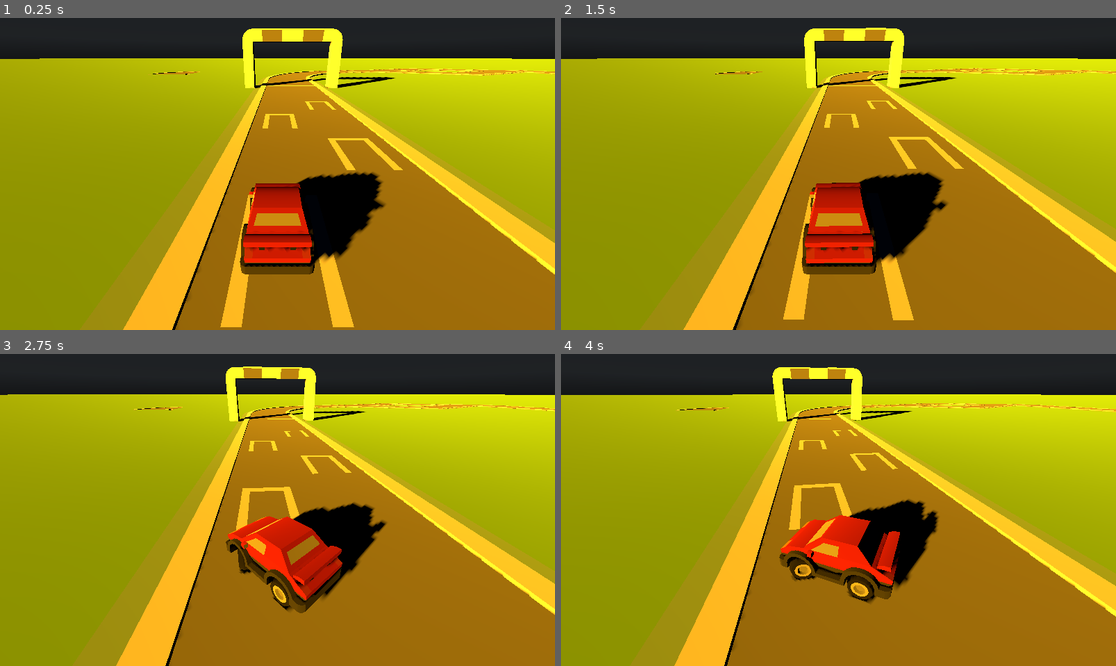
Above: before the commit, frames 1-4 (two rows, left to right).
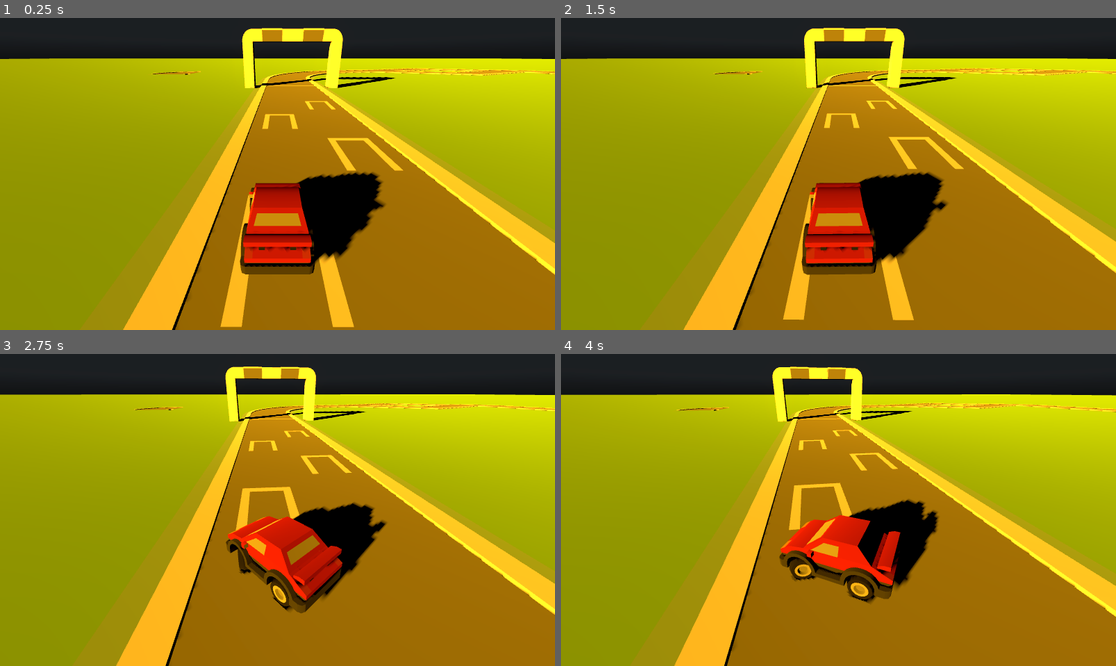
Above: after the commit, the same moments.

Repository: Pandahoro/DrivingProto
Game: Godot game, scene res://DrivingScene.tscn
The game is run twice, just before and just after one commit, with the same random seed, the same clock (stepped at 60 frames per second) and the same inputs. A sky picture missing from this copy of the repository is replaced by a grey-blue gradient.
Inputs:
- Up to frame 1 (0.25 s): no input
- Up to frame 2 (1.5 s): hold D (Right) 0.53-1.28 s; hold S (Back) from 1.28 s (still down)
- Up to frame 3 (2.75 s): release S (Back) at 2.03 s; hold D (Right) from 2.03 s (still down)
- Up to frame 4 (4 s): release D (Right) at 2.78 s; hold W (Forward) 2.78-3.53 s; hold A (Left) from 3.53 s (still down)

The runs differ from the first frame. In frame 1, 1.4% of the frame differs, in the area x 1-100%, y 3-100%; in frame 2, 1.4%; in frame 3, 1.3%; in frame 4, 1.4%.

Commit message:
4.2 godot
changing to 4.2

Diff:
--- a/DrivingScene.tscn
+++ b/DrivingScene.tscn
@@ -24,6 +24,12 @@
 background_mode = 2
 background_energy_multiplier = 0.2
 sky = SubResource("Sky_hpx0q")
+ssao_enabled = true
+sdfgi_use_occlusion = true
+glow_enabled = true
+glow_normalized = true
+glow_intensity = 0.1
+volumetric_fog_enabled = true
 volumetric_fog_length = 10.15
 
 [sub_resource type="BoxMesh" id="BoxMesh_5k5re"]
--- a/project.godot
+++ b/project.godot
@@ -12,7 +12,7 @@
 
 config/name="DrivingProto"
 run/main_scene="res://DrivingScene.tscn"
-config/features=PackedStringArray("4.1", "Forward Plus")
+config/features=PackedStringArray("4.2", "Forward Plus")
 config/icon="res://icon.svg"
 
 [dotnet]
@@ -49,3 +49,7 @@
 [physics]
 
 common/physics_ticks_per_second=240
+
+[rendering]
+
+anti_aliasing/quality/msaa_3d=1
Not shown, changed: Car/sedanSports.glb.import
Not shown, changed: Road/roadCornerBridgeLarge.glb.import
Not shown, changed: Road/roadCornerBridgeLarger.glb.import
Not shown, changed: Road/roadCornerBridgeSmall.glb.import
Not shown, changed: Road/roadCornerLarge.glb.import
Not shown, changed: Road/roadCornerLargeBorder.glb.import
Not shown, changed: Road/roadCornerLargeBorderInner.glb.import
Not shown, changed: Road/roadCornerLargeSand.glb.import
Not shown, changed: Road/roadCornerLargeSandInner.glb.import
Not shown, changed: Road/roadCornerLargeWall.glb.import
Not shown, changed: Road/roadCornerLargeWallInner.glb.import
Not shown, changed: Road/roadCornerLarger.glb.import
(and 45 more such lines)
